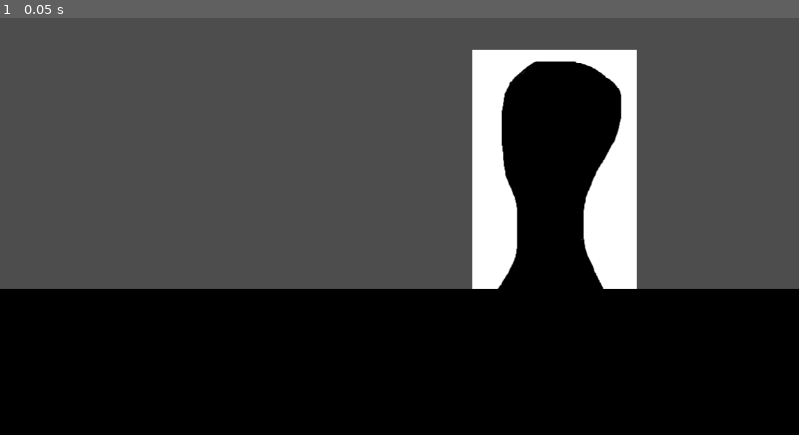
Above: before the commit, frame 1.
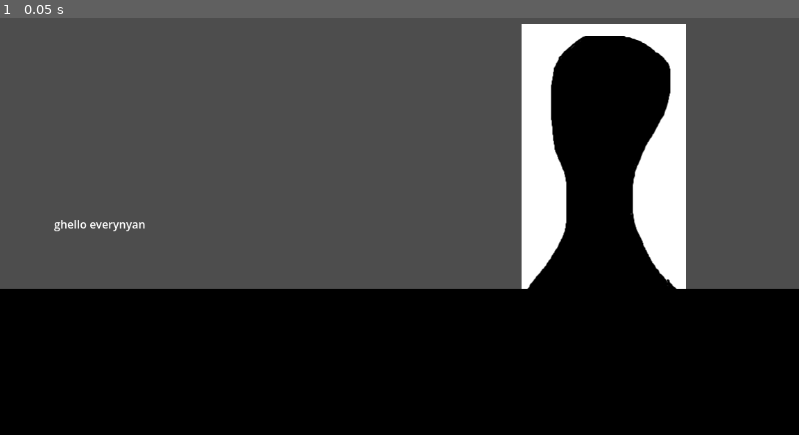
Above: after the commit, the same moment.

Repository: ZiyadAziz/Strange-Tavern
Game: Godot game, scene res://scenes/game.tscn
Same seed, same stepped clock (60 frames per second), same inputs: the game is played once before the commit and once after it.
Inputs:
- Up to frame 1 (0.05 s): no input

The runs differ from the first frame. In frame 1, 14% of the frame differs, in the area x 6-86%, y 1-65%.

Commit message:
laptop updated to 4.6

Diff:
--- a/scenes/game.tscn
+++ b/scenes/game.tscn
@@ -7,11 +7,13 @@
 
 [node name="Camera2D" type="Camera2D" parent="."]
 
-[node name="Label" type="Label" parent="."]
-offset_left = -319.0
-offset_top = 167.0
-offset_right = -279.0
-offset_bottom = 190.0
+[node name="CustomerDialogue" type="Label" parent="."]
+z_index = 2
+offset_left = -498.0
+offset_top = 8.0
+offset_right = -144.0
+offset_bottom = 165.0
+text = "ghello everynyan"
 
 [node name="Countertop" type="Node2D" parent="."]
 
@@ -21,4 +23,4 @@
 texture = ExtResource("1_uwrxv")
 
 [node name="Test_Customer" parent="." instance=ExtResource("2_yqjtg")]
-position = Vector2(224, -39)
+position = Vector2(295, -76)
--- a/scripts/test_customer.gd
+++ b/scripts/test_customer.gd
@@ -2,4 +2,4 @@
 
 func _input_event(viewport: Viewport, event: InputEvent, shape_idx: int) -> void:
 	if event is InputEventMouseButton and event.button_index == MOUSE_BUTTON_LEFT and event.is_pressed():
-		print("Sprite Clicked")
+		print("Sprite Clicked!")
